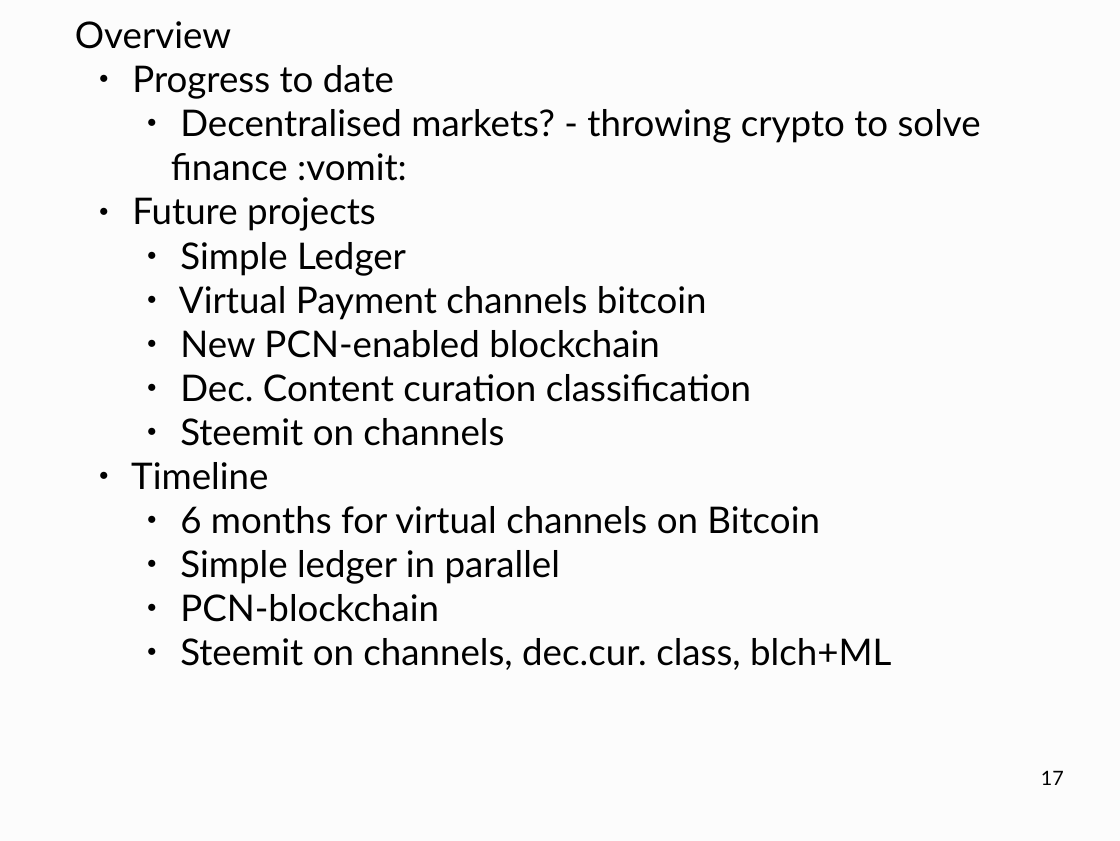
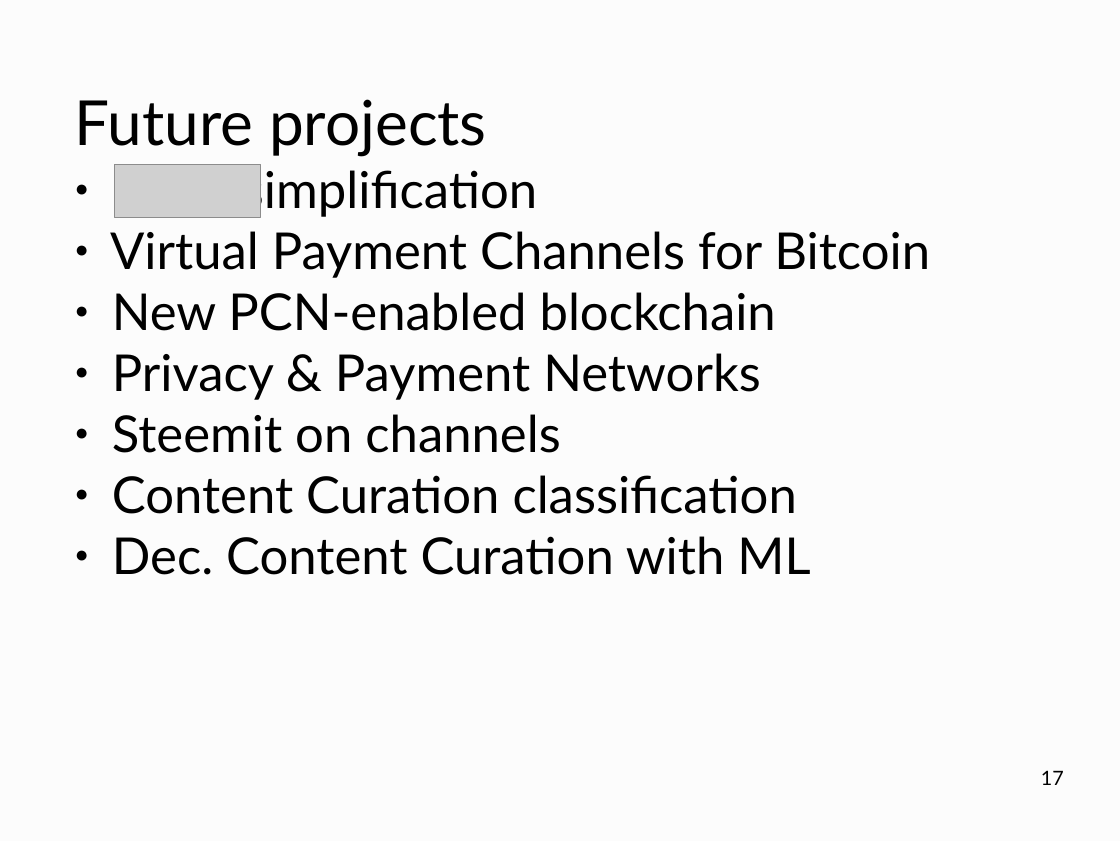
Before and after one commit to OrfeasLitos/second-year-review, a slide deck: slide 17 of slides/slides.odp. Drawn at 1120x841 pixels with LibreOffice and Linux fonts; fonts in the diff are those of the drawing; grey boxes stand for pictures. Boxes give left, top, right and bottom in pixels: in the first picture for what was removed or moved away, otherwise in the second. Text is boxed around its words. In the diff, an @@ line names an element or a change of style, - is before the commit and + after.

```diff
--- a/slides/slides.odp
+++ b/slides/slides.odp
@@ text at (x1=75, y1=21, x2=981, y2=181): paragraphs removed @@
-Overview
-  ● Progress to date
-      ● Decentralised markets? - throwing crypto to solve finance :vomit:
@@ text "Future projects" moved from (x1=75, y1=21, x2=981, y2=670) to (x1=75, y1=99, x2=930, y2=575) @@
@@ text at (x1=75, y1=99, x2=776, y2=453): size 26 to 44 pt in "Future projects"; size 26 to 36 pt in "New PCN-enabled blockchain", "Steemit on channels"; bullet ● to none; list level 2 to 1 in "Future projects"; list level 4 to 1 in "New PCN-enabled blockchain"; list level 4 to 1 in "Steemit on channels" @@
@@ text at (x1=110, y1=164, x2=930, y2=278): text changed; size 26 to 36 pt @@
-      ● Simple Ledger
-      ● Virtual Payment channels bitcoin
+● simplification
+● Virtual Payment Channels for Bitcoin
@@ picture added at (x1=115, y1=165, x2=261, y2=217) @@
@@ text at (x1=112, y1=353, x2=761, y2=400): text changed; size 26 to 36 pt @@
-      ● Dec. Content curation classification
+● Privacy & Payment Networks
@@ text at (x1=112, y1=475, x2=810, y2=575): text changed; size 26 to 36 pt @@
-  ● Timeline
-      ● 6 months for virtual channels on Bitcoin
-      ● Simple ledger in parallel
-      ● PCN-blockchain
-      ● Steemit on channels, dec.cur. class, blch+ML
+● Content Curation classification
+● Dec. Content Curation with ML
```
Also in this commit, not shown: 1 other slide changed, 1 slide added, 1 other file.
